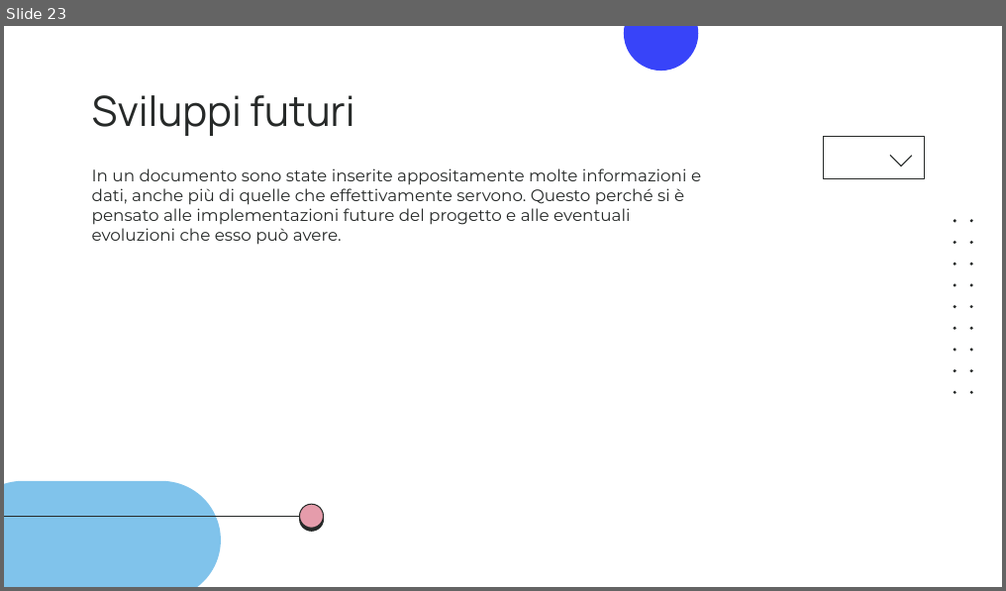
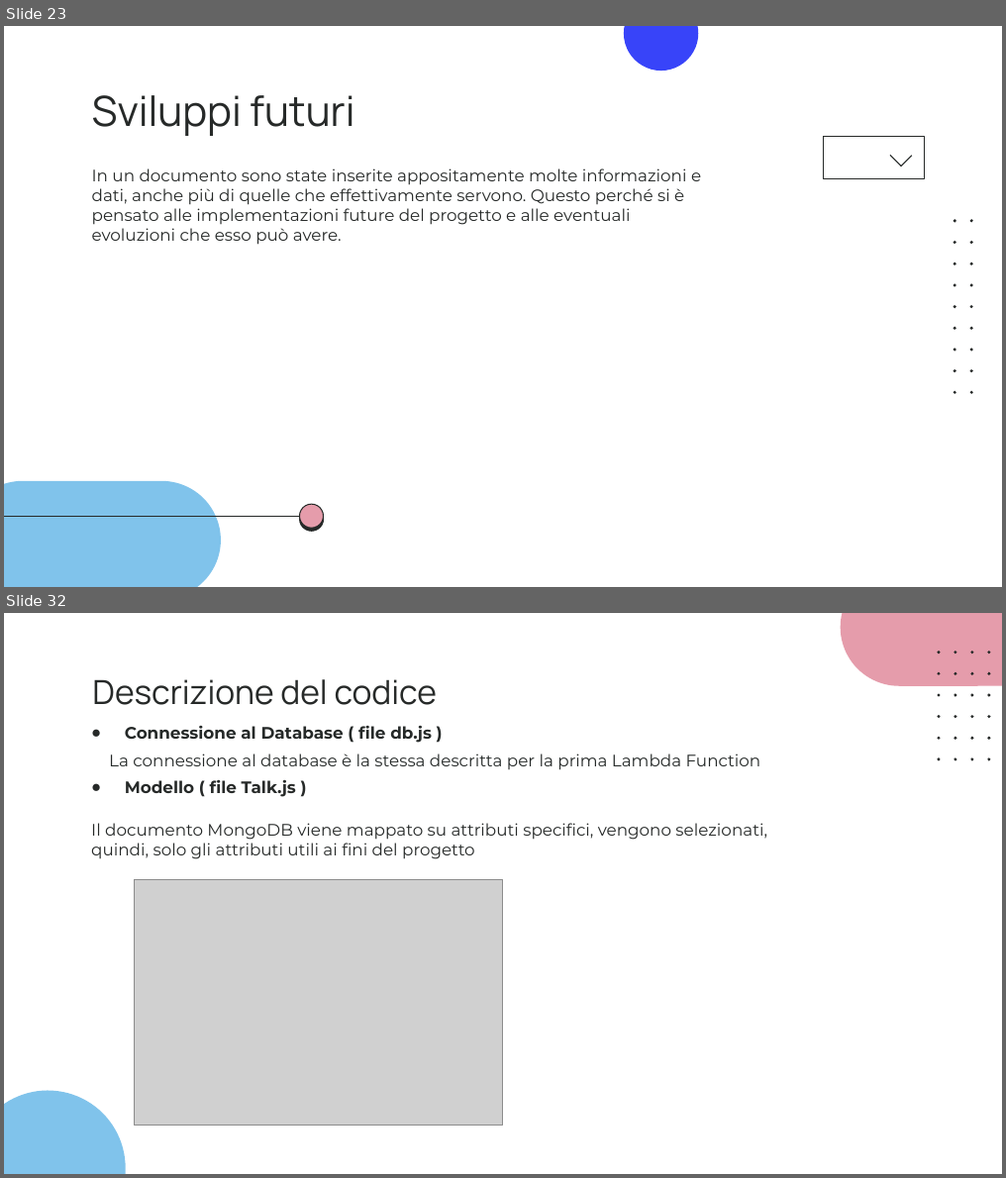
Before and after one commit to giotentori/unibg_cloud_and_mobile, a slide deck: Progetto_TCM/Progetto3.0/CommuniTEDx_3.0.pptx. Shown one above the other, each under a label of ours: slide 23 before the commit, slides 23 and 32 after it; the slides between them are not shown. The pictures are 1006x591 and 1006x1178 pixels, drawn with LibreOffice and Linux fonts; fonts in the diff are those of the drawing; grey boxes stand for pictures. Boxes give left, top, right and bottom in pixels: in the first picture for what was removed or moved away, otherwise in the second. Text is boxed around its words. In the diff, an @@ line names an element or a change of style, - is before the commit and + after.

```diff
--- a/Progetto_TCM/Progetto3.0/CommuniTEDx_3.0.pptx
+++ b/Progetto_TCM/Progetto3.0/CommuniTEDx_3.0.pptx
@@ slide 32 added at [4, 613, 1002, 1174], background #FFFFFF @@
@@ group added at [4, 613, 1002, 1174]: 24 freeform shapes, 2 rounded rectangles @@
@@ title added at [92, 679, 437, 705], 24 pt, text #262928 @@
+Descrizione del codice
@@ text added at [125, 726, 432, 743], 12 pt, text #252928, bold @@
+● Connessione al Database ( file db.js )
@@ text added at [109, 754, 761, 770], 12 pt, text #252928 @@
+La connessione al database è la stessa descritta per la prima Lambda Function
@@ text added at [125, 780, 296, 797], 12 pt, text #262928, bold @@
+● Modello ( file Talk.js )
@@ text added at [91, 823, 767, 860], 12 pt, text #262928 @@
+Il documento MongoDB viene mappato su attributi specifici, vengono selezionati, quindi, solo gli attributi utili ai fini del progetto
@@ picture added at [134, 879, 503, 1126] @@
```
Also in this commit, not shown: 6 slides changed, 10 other slides added, 5 other files.
